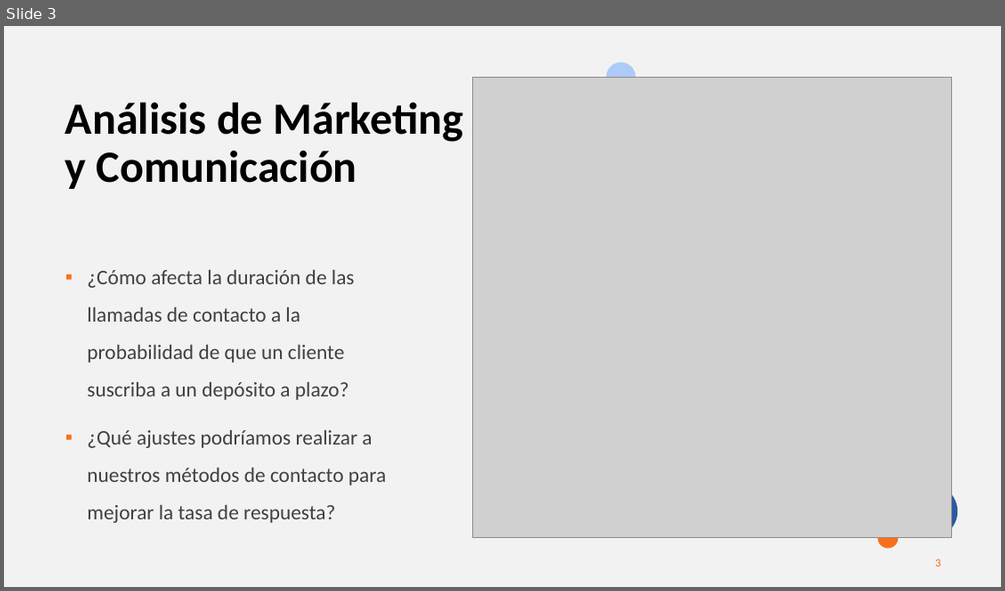
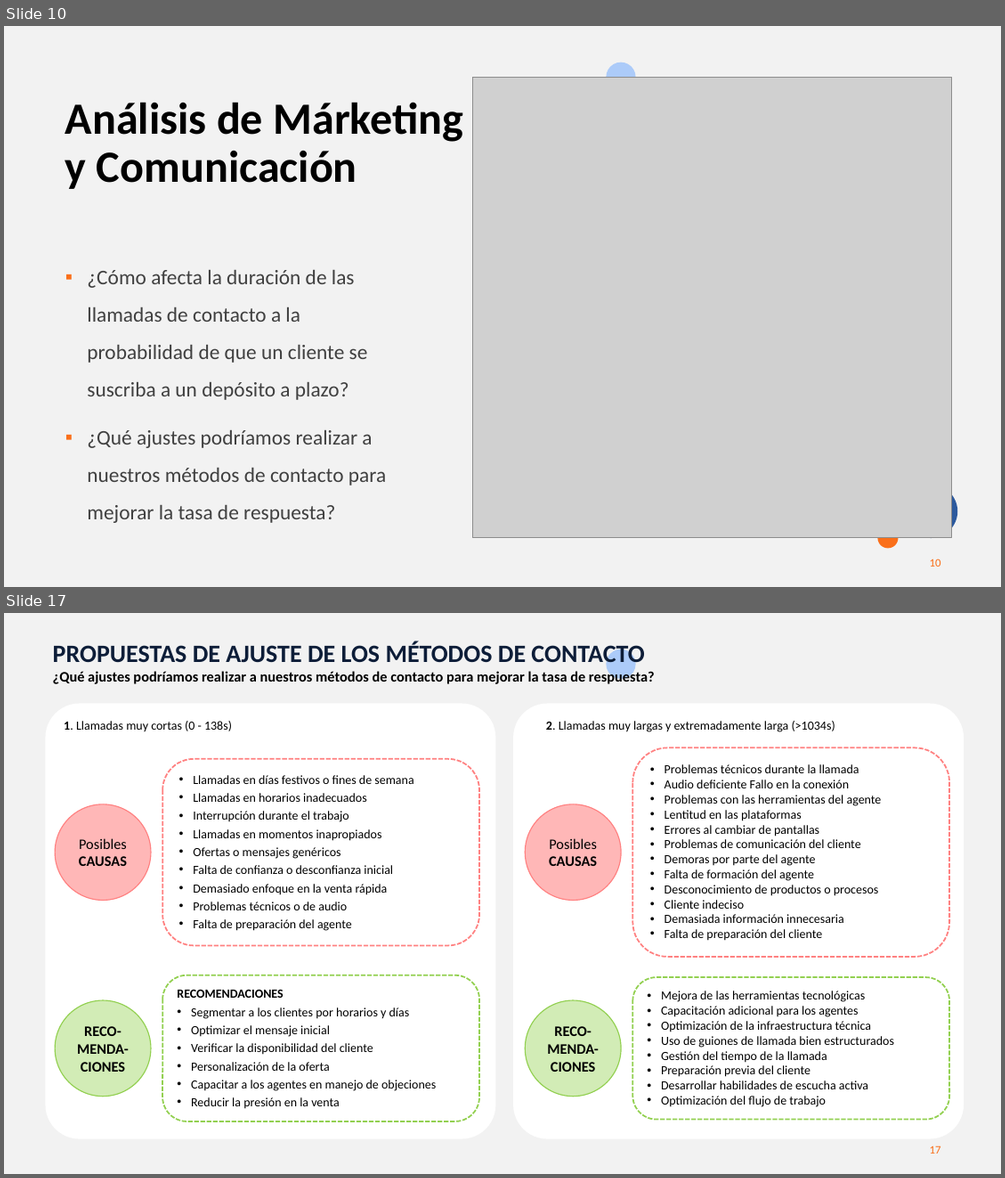
Before and after one commit to MarinaTorba/PersonalDataProrjects, a slide deck: Equip_B/results/D1_presentacion.pptx. Shown one above the other, each under a label of ours: slide 3 before the commit, slides 10 and 17 after it; the slides between them are not shown. The pictures are 1005x591 and 1005x1178 pixels, drawn with LibreOffice and Linux fonts; fonts in the diff are those of the drawing; grey boxes stand for pictures. Boxes give left, top, right and bottom in pixels: in the first picture for what was removed or moved away, otherwise in the second. Text is boxed around its words. In the diff, an @@ line names an element or a change of style, - is before the commit and + after.

```diff
--- a/Equip_B/results/D1_presentacion.pptx
+++ b/Equip_B/results/D1_presentacion.pptx
@@ slide 17 added at box(4, 613, 1001, 1174), background #F2F2F2; not listed: 2 template elements that a slide beside it also shows @@
@@ text added at box(53, 641, 655, 684), 14 pt, text #000000, bold @@
+PROPUESTAS DE AJUSTE DE LOS MÉTODOS DE CONTACTO
+¿Qué ajustes podríamos realizar a nuestros métodos de contacto para mejorar la tasa de respuesta?
@@ rounded rectangle added at box(45, 704, 495, 1139), fill #FFFFFF @@
@@ rounded rectangle added at box(513, 704, 963, 1139), fill #FFFFFF @@
@@ text added at box(64, 721, 232, 732), 12 pt, text #000000 @@
+1. Llamadas muy cortas (0 - 138s)
@@ text added at box(546, 721, 835, 732), 12 pt, text #000000 @@
+2. Llamadas muy largas y extremadamente larga (>1034s)
@@ rounded rectangle added at box(162, 759, 479, 946), outline #FF8181 1.5 pt dashed, 12 pt, text #000000 @@
+• Llamadas en días festivos o fines de semana
+• Llamadas en horarios inadecuados
+• Interrupción durante el trabajo
+• Llamadas en momentos inapropiados
+• Ofertas o mensajes genéricos
+• Falta de confianza o desconfianza inicial
+• Demasiado enfoque en la venta rápida
+• Problemas técnicos o de audio
+• Falta de preparación del agente
@@ rounded rectangle added at box(633, 747, 950, 957), outline #FF8181 1.5 pt dashed, 12 pt, text #000000 @@
+• Problemas técnicos durante la llamada
+• Audio deficiente Fallo en la conexión
+• Problemas con las herramientas del agente
+• Lentitud en las plataformas
+• Errores al cambiar de pantallas
+• Problemas de comunicación del cliente
+• Demoras por parte del agente
+• Falta de formación del agente
+• Desconocimiento de productos o procesos
+• Cliente indeciso
+• Demasiada información innecesaria
+• Falta de preparación del cliente
@@ ellipse added at box(55, 804, 151, 900), fill #FFB7B7, outline #FF8181 1 pt, 14 pt, text #000000 @@
+Posibles CAUSAS
@@ ellipse added at box(526, 804, 621, 900), fill #FFB7B7, outline #FF8181 1 pt, 14 pt, text #000000 @@
+Posibles CAUSAS
@@ rounded rectangle added at box(162, 975, 479, 1121), outline #92D050 1.5 pt dashed, 12 pt, text #000000 @@
+RECOMENDACIONES
+• Segmentar a los clientes por horarios y días
+• Optimizar el mensaje inicial
+• Verificar la disponibilidad del cliente
+• Personalización de la oferta
+• Capacitar a los agentes en manejo de objeciones
+• Reducir la presión en la venta
@@ rounded rectangle added at box(633, 977, 950, 1119), outline #92D050 1.5 pt dashed, 12 pt, text #000000 @@
+• Mejora de las herramientas tecnológicas
+• Capacitación adicional para los agentes
+• Optimización de la infraestructura técnica
+• Uso de guiones de llamada bien estructurados
+• Gestión del tiempo de la llamada
+• Preparación previa del cliente
+• Desarrollar habilidades de escucha activa
+• Optimización del flujo de trabajo
@@ ellipse added at box(55, 1000, 151, 1096), fill #D2ECB6, outline #92D050 1 pt, 14 pt, text #000000, bold @@
+RECO-MENDA-CIONES
@@ ellipse added at box(526, 1000, 621, 1096), fill #D2ECB6, outline #92D050 1 pt, 14 pt, text #000000, bold @@
+RECO-MENDA-CIONES
@@ rectangle added at box(4, 1136, 213, 1174), fill #F2F2F2 @@
@@ what was slide 3 is now slide 10 @@
@@ slide 10 changed as well @@
@@ text at box(87, 270, 368, 400): text changed @@
-▪ ¿Cómo afecta la duración de las llamadas de contacto a la probabilidad de que un cliente suscriba a un depósito a plazo?
+▪ ¿Cómo afecta la duración de las llamadas de contacto a la probabilidad de que un cliente se suscriba a un depósito a plazo?
@@ page number at box(930, 558, 941, 566): text changed @@
-3
+10
```
Also in this commit, not shown: 7 other slides changed, 14 other slides added.
